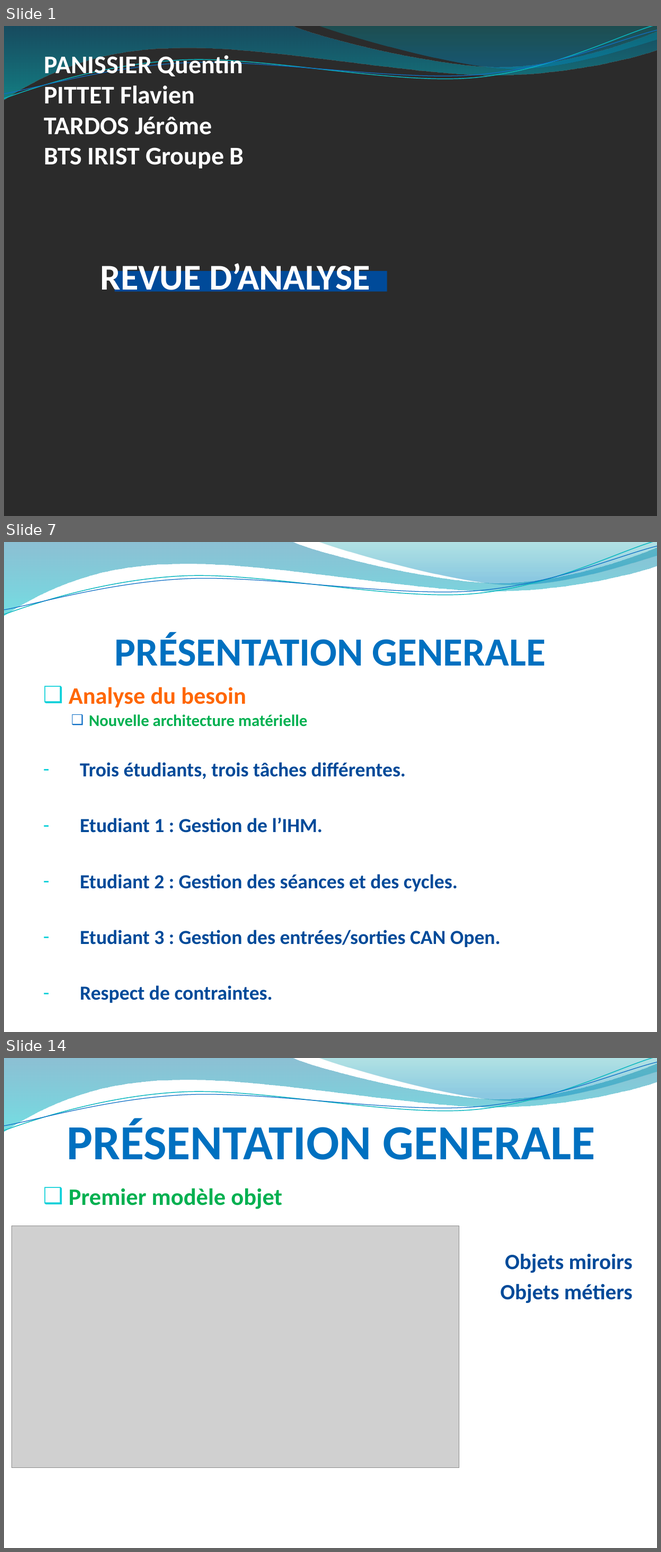
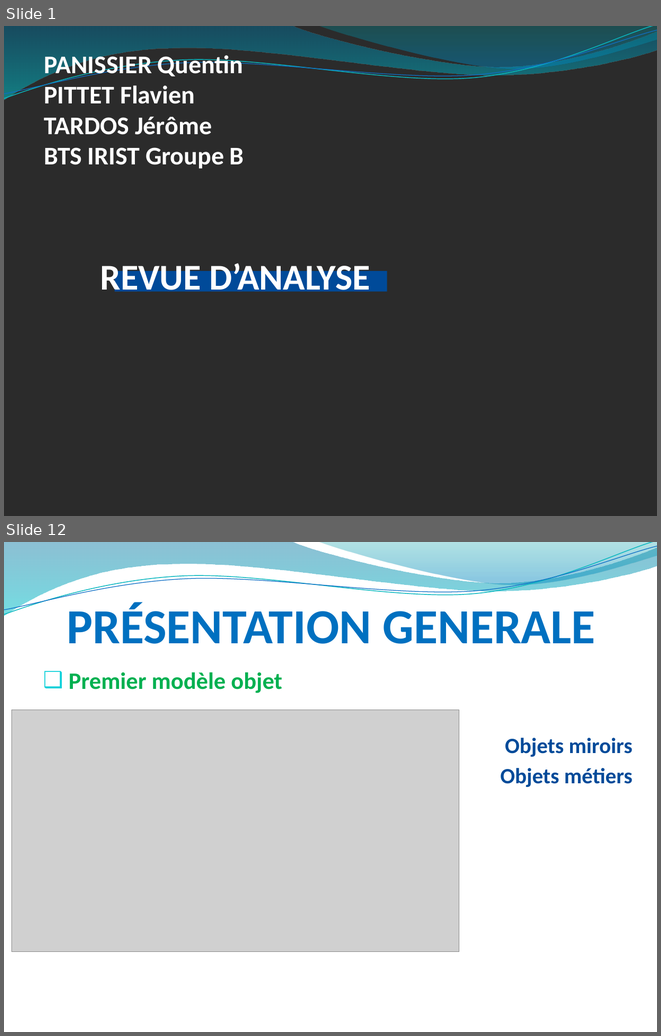
Before and after one commit to hardware/AscenseurPoissons, a slide deck: REVUES/REVUE ANALYSE/RevueAnalysePPT.pptx. Shown one above the other, each under a label of ours: slides 1, 7 and 14 before the commit, slides 1 and 12 after it; the slides between them are not shown. The pictures are 661x1552 and 661x1036 pixels, drawn with LibreOffice and Linux fonts; fonts in the diff are those of the drawing; grey boxes stand for pictures; background and template pictures are left out; a plain dark background stands for a picture behind light text. Boxes give left, top, right and bottom in pixels: in the first picture for what was removed or moved away, otherwise in the second. Text is boxed around its words. In the diff, an @@ line names an element or a change of style, - is before the commit and + after.

```diff
--- a/REVUES/REVUE ANALYSE/RevueAnalysePPT.pptx
+++ b/REVUES/REVUE ANALYSE/RevueAnalysePPT.pptx
@@ slide 7 removed at bbox=[4, 542, 657, 1032], background picture (left out); not listed: 4 template elements that a slide beside it also shows @@
@@ title removed at bbox=[115, 633, 546, 666] @@
-PRÉSENTATION GENERALE
@@ text removed at bbox=[69, 687, 501, 1003] @@
-❑ Analyse du besoin
-  ❑ Nouvelle architecture matérielle
-– Trois étudiants, trois tâches différentes.
-– Etudiant 1 : Gestion de l’IHM.
-– Etudiant 2 : Gestion des séances et des cycles.
-– Etudiant 3 : Gestion des entrées/sorties CAN Open.
-– Respect de contraintes.
@@ what was slide 14 is now slide 12 @@
```
Also in this commit, not shown: 9 slides changed, 1 slide added, 2 other slides removed.
